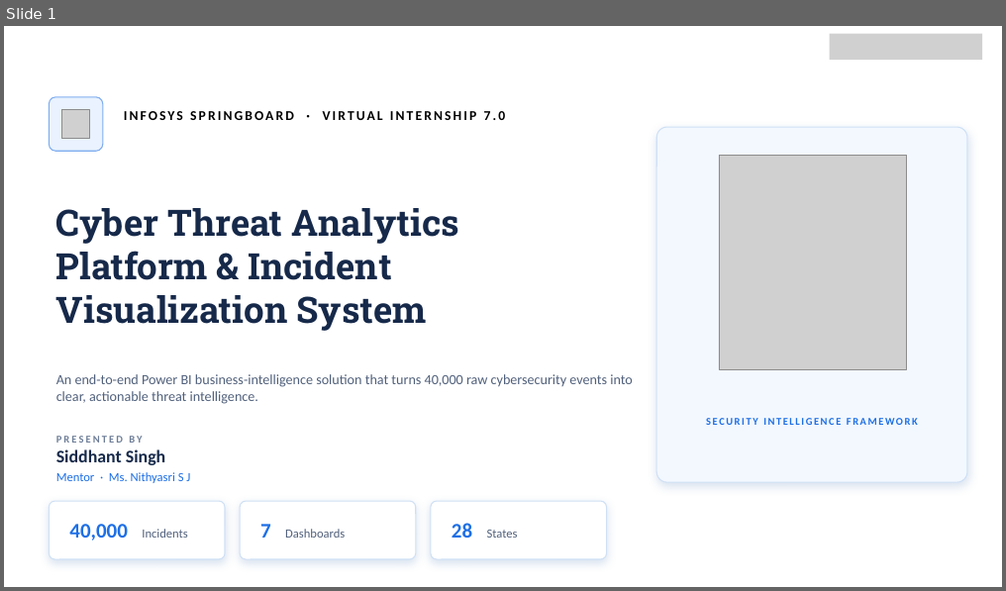
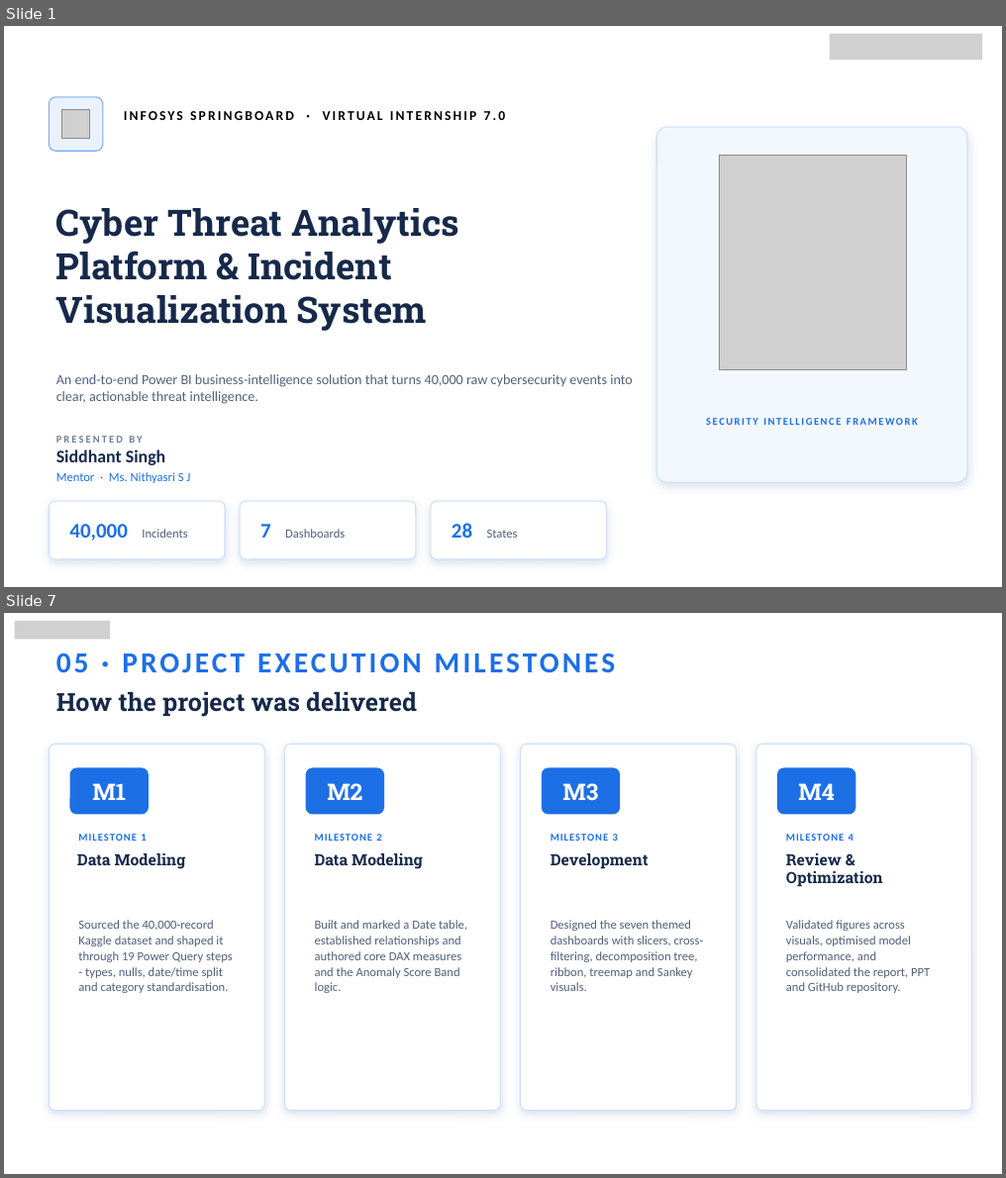
Before and after one commit to priyamsinha23/Infosys-Springboard-Virtual-Internship-7.0-Batch-1-Team-C, a slide deck: Team_Members_PPT/Siddhant.pptx. Shown one above the other, each under a label of ours: slide 1 before the commit, slides 1 and 7 after it; the slides between them are not shown. The pictures are 1006x591 and 1006x1178 pixels, drawn with LibreOffice and Linux fonts; fonts in the diff are those of the drawing; grey boxes stand for pictures; background and template pictures are left out. Boxes give left, top, right and bottom in pixels: in the first picture for what was removed or moved away, otherwise in the second. Text is boxed around its words. In the diff, an @@ line names an element or a change of style, - is before the commit and + after.

```diff
--- a/Team_Members_PPT/Siddhant.pptx
+++ b/Team_Members_PPT/Siddhant.pptx
@@ slide 7 added at [4,613,1002,1174], background picture (left out) @@
@@ picture added at [15,621,110,639] @@
@@ text added at [49,651,872,672], 28 pt, text #1D6FE6, bold @@
+05 · PROJECT EXECUTION MILESTONES
@@ text added at [56,691,417,717], 24 pt, text #16294A, bold @@
+How the project was delivered
@@ rounded rectangle added at [49,744,264,1111], fill #FFFFFF, outline #CFE0F5 1 pt @@
@@ rounded rectangle added at [285,744,500,1111], fill #FFFFFF, outline #CFE0F5 1 pt @@
@@ rounded rectangle added at [521,744,737,1111], fill #FFFFFF, outline #CFE0F5 1 pt @@
@@ rounded rectangle added at [756,744,972,1111], fill #FFFFFF, outline #CFE0F5 1 pt @@
@@ rounded rectangle added at [70,768,149,814], fill #1D6FE6 @@
@@ text added at [92,783,126,800], 22 pt, text #FFFFFF, bold @@
+M1
@@ rounded rectangle added at [306,768,384,814], fill #1D6FE6 @@
@@ text added at [327,783,362,800], 22 pt, text #FFFFFF, bold @@
+M2
@@ rounded rectangle added at [542,768,620,814], fill #1D6FE6 @@
@@ text added at [562,783,598,800], 22 pt, text #FFFFFF, bold @@
+M3
@@ rounded rectangle added at [777,768,856,814], fill #1D6FE6 @@
@@ text added at [798,783,834,800], 22 pt, text #FFFFFF, bold @@
+M4
@@ text added at [78,834,146,841], 10 pt, text #1D6FE6, bold @@
+MILESTONE 1
@@ text added at [315,834,381,841], 10 pt, text #1D6FE6, bold @@
+MILESTONE 2
@@ text added at [550,834,618,841], 10 pt, text #1D6FE6, bold @@
+MILESTONE 3
@@ text added at [786,834,853,841], 10 pt, text #1D6FE6, bold @@
+MILESTONE 4
@@ text added at [77,854,186,869], 15 pt, text #16294A, bold @@
+Data Modeling
@@ text added at [315,854,423,869], 15 pt, text #16294A, bold @@
+Data Modeling
@@ text added at [550,854,648,869], 15 pt, text #16294A, bold @@
+Development
@@ text added at [786,854,883,887], 15 pt, text #16294A, bold @@
+Review & Optimization
@@ text added at [78,920,233,993], 12 pt, text #51617C @@
+Sourced the 40,000-record Kaggle dataset and shaped it through 19 Power Query steps - types, nulls, date/time split and category standardisation.
@@ text added at [315,920,467,993], 12 pt, text #51617C @@
+Built and marked a Date table, established relationships and authored core DAX measures and the Anomaly Score Band logic.
@@ text added at [550,920,704,991], 12 pt, text #51617C @@
+Designed the seven themed dashboards with slicers, cross-filtering, decomposition tree, ribbon, treemap and Sankey visuals.
@@ text added at [786,920,930,993], 12 pt, text #51617C @@
+Validated figures across visuals, optimised model performance, and consolidated the report, PPT and GitHub repository.
```
Also in this commit, not shown: 7 slides changed, 8 other slides added, 3 slides removed, 1 other file.
